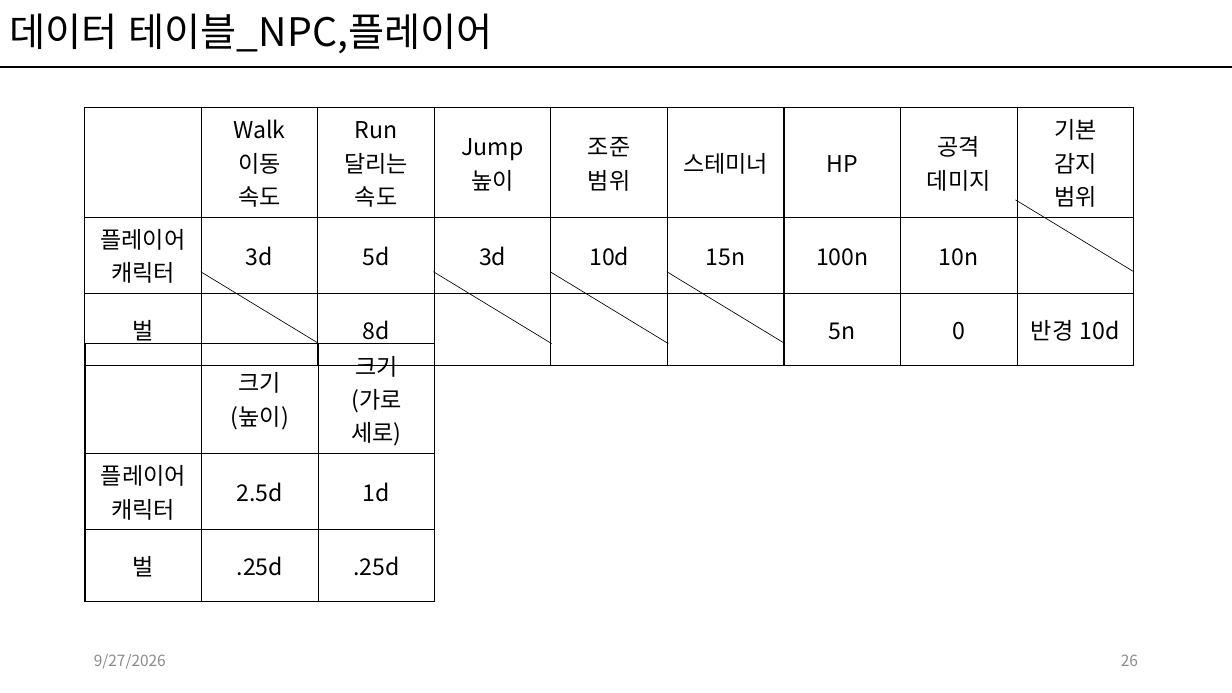
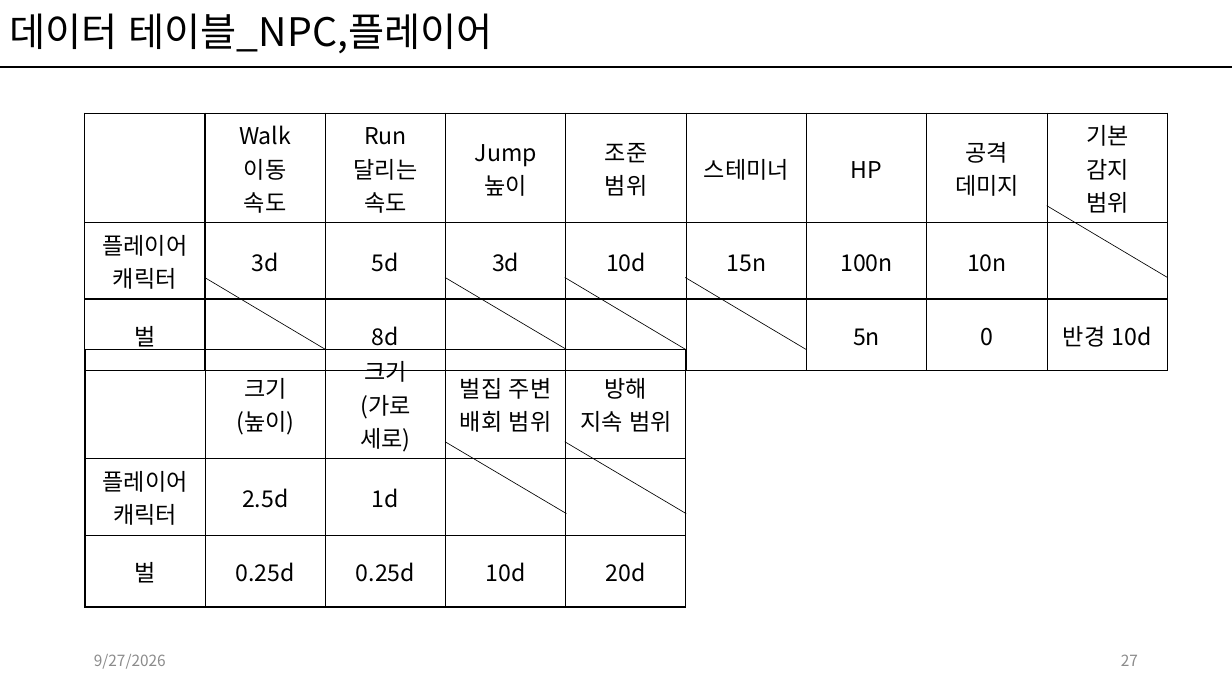
Before and after one commit to kwakyerin/2026_Graduation_Project, a slide deck: slide 27 of documents/HyunahKwon/design/designing/for_teammates/프로토타입_기획.pptx (slide 26 before the commit). Drawn at 1232x693 pixels with LibreOffice and Linux fonts; fonts in the diff are those of the drawing. Boxes give left, top, right and bottom in pixels: in the first picture for what was removed or moved away, otherwise in the second. Text is boxed around its words. In the diff, an @@ line names an element or a change of style, - is before the commit and + after.

```diff
--- a/documents/HyunahKwon/design/designing/for_teammates/프로토타입_기획.pptx
+++ b/documents/HyunahKwon/design/designing/for_teammates/프로토타입_기획.pptx
@@ table: place and size @@
-table at box(85, 107, 1133, 348)
+table at box(85, 114, 1166, 354)
@@ line moved from (1016, 200) - (1134, 272) to (1047, 206) - (1168, 277) @@
@@ line moved from (201, 272) - (319, 344) to (204, 277) - (325, 349) @@
@@ line moved from (433, 272) - (552, 344) to (445, 277) - (567, 349) @@
@@ line moved from (550, 272) - (668, 344) to (565, 277) - (686, 349) @@
@@ line moved from (667, 272) - (786, 344) to (686, 277) - (806, 349) @@
@@ table at box(85, 349, 686, 587) @@
-column 2: 크기 (높이) | 2.5d | .25d
-column 3: 크기 (가로 세로) | 1d | .25d
+column 2: 크기 (높이) | 2.5d | 0.25d
+column 3: 크기 (가로 세로) | 1d | 0.25d
+column 4: 벌집 주변 배회 범위 |  | 10d
+column 5: 방해 지속 범위 |  | 20d
@@ table: place and size @@
-table at box(85, 344, 434, 581)
+table at box(85, 349, 686, 587)
@@ line added from (445, 442) to (567, 514), #000000 0.5 pt @@
@@ line added from (565, 442) to (687, 514), #000000 0.5 pt @@
@@ page number at box(1121, 654, 1138, 666): text changed @@
-26
+27
```
Also in this commit, not shown: 1 other slide changed, 2 slides added, 2 slides removed, 1 other file.
